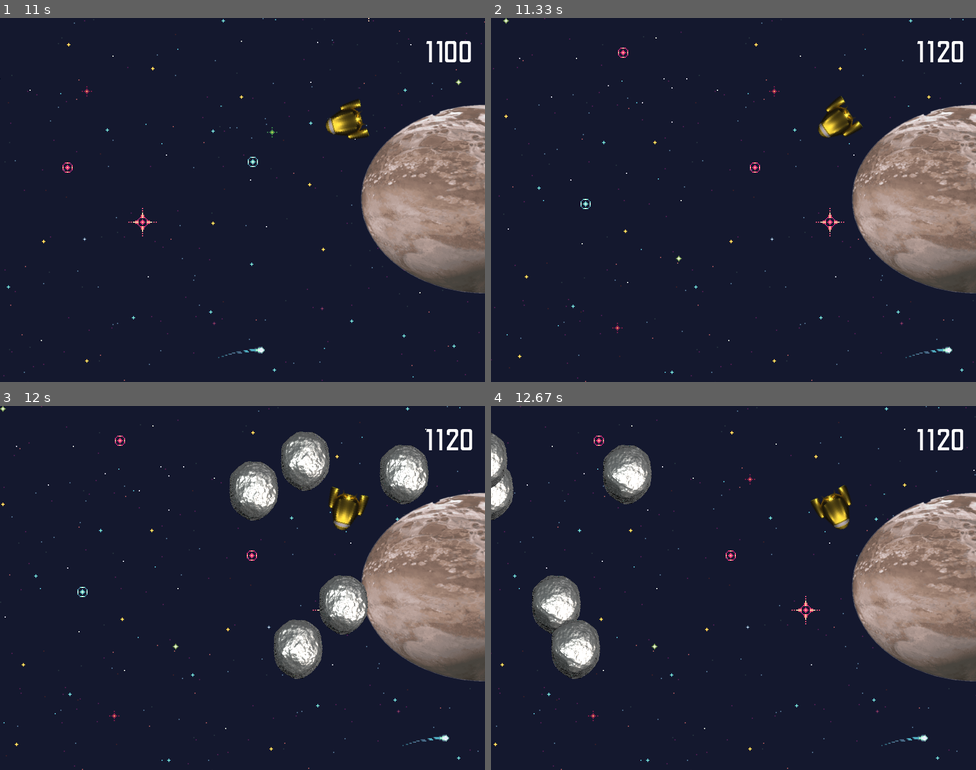
Above: before the commit, frames 1-4 (two rows, left to right).
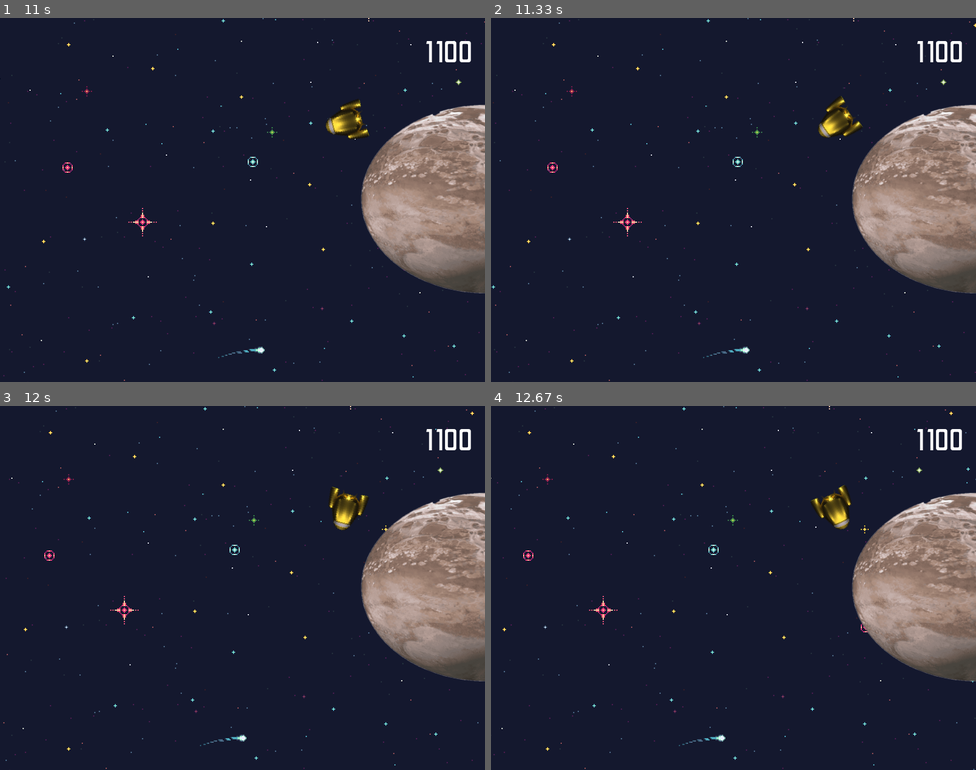
Above: after the commit, the same moments.

Repository: davidordo85/THE_QUEST-Game-with-pygame
Game: pygame game, started from main.py
Same seed, same stepped clock (60 frames per second), same inputs: the game is played once before the commit and once after it.
Inputs:
- Up to frame 1 (11 s): hold Enter 0.33-0.8 s; hold Down 0.33-0.8 s; hold Up 1.33-1.8 s; hold Down 1.83-2.2 s; hold Up 2.23-2.53 s; hold Down 2.57-2.87 s; hold Up 2.9-3.27 s; hold Down 3.3-3.67 s; hold Down 6.23-6.6 s; hold Up 6.63-6.93 s; hold Down 6.97-7.27 s; hold Up 7.3-7.67 s; hold Down 7.7-8.07 s; hold Up 8.1-8.4 s; hold Down 8.43-8.73 s; hold Up 8.77-9.13 s; hold Down 9.17-9.53 s; hold Up 9.57-9.87 s; hold Down 9.9-10.2 s; hold Up 10.23-10.6 s; hold Down from 10.63 s (still down)
- Up to frame 2 (11.33 s): release Down at 11 s; tap Enter at 11.03 s
- Up to frame 3 (12 s): no input
- Up to frame 4 (12.67 s): no input

Frame 1 is identical in both runs. In frame 2, 1.3% of the frame differs, in the area x 0-100%, y 0-100%; in frame 3, 7.6%, in the area x 0-99%, y 0-100%; in frame 4, 5.8%.

Commit message:
fix problems

Diff:
--- a/main.py
+++ b/main.py
@@ -84,7 +84,7 @@
                     self.ship.vy = 1
                 elif event.key == pg.K_SPACE:
                     self.start = True
-                elif event.key == 13:
+                elif event.key == pg.K_RETURN:
                     self.startLevel = True
             elif event.type == pg.KEYUP:
                 self.ship.vy = 0
@@ -226,7 +226,7 @@
                 self.ship.vx = 0
                 self.screen.blit(self.startingLevel, (150, 500))
 
-            if self.startLevel == True and self.whatLevel == 1:
+            if self.startLevel == True and self.whatLevel == 1 and self.planet.rect.centerx >= 1010:
                 self.startLevel = False
                 takeOff = True
                 self.status = "Second_level"
--- a/planets/planets.py
+++ b/planets/planets.py
@@ -19,7 +19,7 @@
 
     def takeOffPlanet(self, limSupX, limSupY):
         self.vx = 1.1
-        if self.rect.centerx >= 1500:
+        if self.rect.centerx >= 1010:
             self.vx = 0
 
         self.rect.centerx += self.vx
